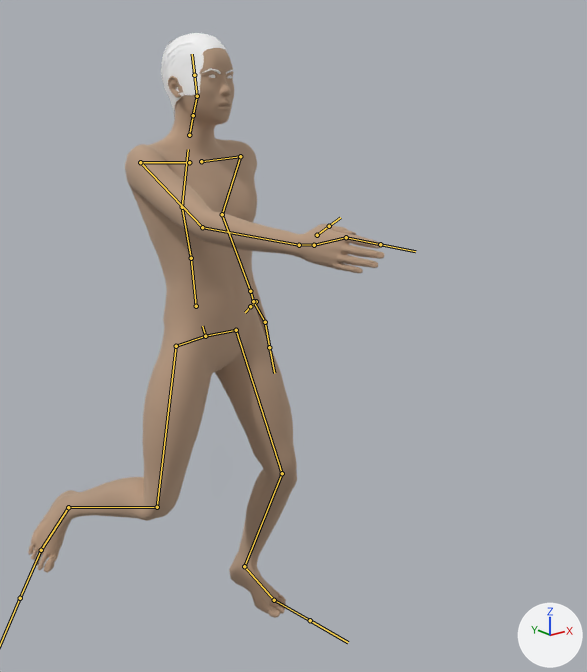
An edit to the FBX model blend/MMAKick.fbx, drawn before and after from the same camera.
Rendered twice from a 50 mm lens placed at (-0.1225, -0.187, 0.1686), pointed at (0.0011, -0.0325, 0.1068). Lighting does not change. The marker at lower right points along +X, +Y and +Z. Both versions are drawn at frame 55 of the action 'CMU compliant skeleton|MMAKick'; the numbers are the values there. The bones that bend it are drawn over the model as lines.

Objects in the first picture: 'eyebrow002Mesh', 'high-polyMesh', 'malemodelMesh', 'short04Mesh'.
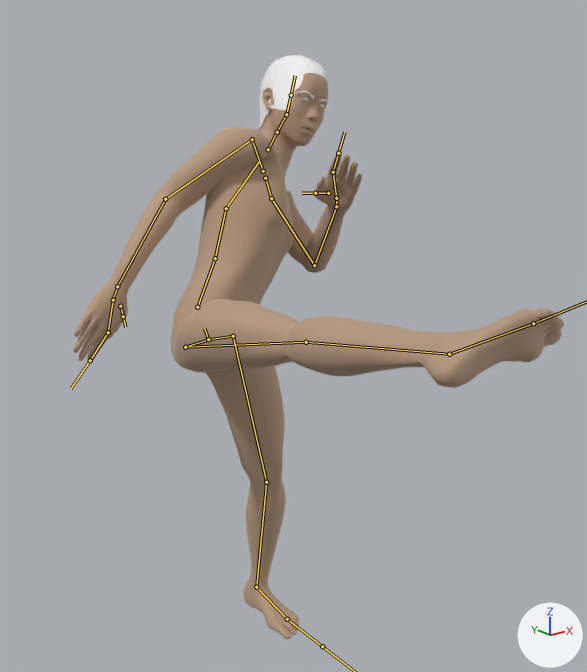
Where the change shows, as pixel boxes [x1, y1, x2, y2] in the pictures (587 x 672 px):
'malemodelMesh', posed (38% wider): before [28, 48, 384, 618]; after [73, 73, 564, 639]
'short04Mesh', posed: before [161, 33, 227, 118]; after [259, 55, 328, 131]
'eyebrow002Mesh', posed: before [202, 68, 234, 74]; after [296, 91, 328, 103]
'high-polyMesh', posed: before [209, 75, 232, 78]; after [302, 97, 324, 108]
bone 'Hips', root to tip: before (205, 336) to (202, 326); after (208, 339) to (204, 328)
bone 'LeftUpLeg', root to tip: before (236, 330) to (282, 473); after (233, 336) to (266, 482)
bone 'LeftLeg', root to tip: before (282, 473) to (244, 566); after (266, 482) to (256, 587)
bone 'LeftFoot', root to tip: before (244, 566) to (274, 600); after (256, 587) to (287, 619)
bone 'LeftToeBase', root to tip: before (274, 600) to (310, 620); after (287, 619) to (322, 646)
bone 'LowerBack', root to tip: before (196, 306) to (191, 258); after (197, 307) to (215, 258)
bone 'LeftArm', root to tip: before (240, 156) to (222, 214); after (271, 198) to (314, 265)
bone 'LeftForeArm', root to tip: before (222, 214) to (250, 291); after (314, 265) to (336, 206)
bone 'Neck', root to tip: before (189, 135) to (193, 115); after (268, 149) to (277, 132)
bone 'Neck1', root to tip: before (193, 115) to (197, 96); after (277, 132) to (286, 114)
bone 'Head', root to tip: before (197, 96) to (194, 75); after (286, 114) to (291, 95)
bone 'RightArm', root to tip: before (140, 162) to (202, 227); after (252, 139) to (165, 199)
bone 'RightForeArm', root to tip: before (202, 227) to (299, 245); after (165, 199) to (117, 286)
bone 'RightFingerBase', root to tip: before (314, 245) to (346, 237); after (113, 300) to (108, 332)
bone 'RightUpLeg', root to tip: before (176, 346) to (157, 507); after (185, 347) to (306, 342)
bone 'RightLeg', root to tip: before (157, 507) to (68, 507); after (306, 342) to (449, 354)
bone 'RightFoot', root to tip: before (68, 507) to (41, 550); after (449, 354) to (533, 323)

Edits to the bpy script that builds the scene:
```text
Change bone_hips:
    where bone_hips = bpy.data.objects['CMU compliant skeleton'].pose.bones['Hips']
    bone_hips.location: (0.0, -0.644, -1.218) -> (-0.093, -0.476, -1.204)
    bone_hips.rotation_quaternion: (0.66, -0.75, -0.027, 0.031) -> (0.647, -0.752, 0.089, -0.087)  # degrees (-97, 1, 5) -> degrees (-98, -1, -14)
Change bone_leftupleg:
    where bone_leftupleg = bpy.data.objects['CMU compliant skeleton'].pose.bones['LeftUpLeg']  # child of 'LHipJoint'
    bone_leftupleg.rotation_quaternion: (0.997, -0.052, 0.002, -0.048) -> (0.994, 0.038, 0.023, -0.102)  # degrees (-6, 0, -6) -> degrees (4, 3, -12)
Change bone_leftleg:
    where bone_leftleg = bpy.data.objects['CMU compliant skeleton'].pose.bones['LeftLeg']  # child of 'LeftUpLeg'
    bone_leftleg.rotation_quaternion: (0.951, 0.275, 0.018, 0.14) -> (0.916, 0.09, 0.387, 0.062)  # degrees (32, -2, 16) -> degrees (17, 44, 15)
Change bone_leftfoot:
    where bone_leftfoot = bpy.data.objects['CMU compliant skeleton'].pose.bones['LeftFoot']  # child of 'LeftLeg'
    bone_leftfoot.rotation_quaternion: (0.99, -0.106, 0.01, -0.091) -> (0.957, -0.079, -0.06, -0.274)  # degrees (-12, 0, -10) -> degrees (-7, -9, -31)
Change bone_lefttoebase:
    where bone_lefttoebase = bpy.data.objects['CMU compliant skeleton'].pose.bones['LeftToeBase']  # child of 'LeftFoot'
    bone_lefttoebase.rotation_quaternion: (0.994, -0.095, 0.022, -0.052) -> (0.998, 0.033, 0.031, -0.04)  # degrees (-11, 2, -6) -> degrees (4, 4, -5)
Change bone_lowerback:
    where bone_lowerback = bpy.data.objects['CMU compliant skeleton'].pose.bones['LowerBack']  # child of 'Hips'
    bone_lowerback.rotation_quaternion: (0.99, 0.0, 0.144, -0.005) -> (0.945, 0.091, 0.236, -0.209)  # degrees (0, 17, -1) -> degrees (5, 29, -24)
Change bone_leftarm:
    where bone_leftarm = bpy.data.objects['CMU compliant skeleton'].pose.bones['LeftArm']  # child of 'LeftShoulder'
    bone_leftarm.rotation_quaternion: (0.801, -0.315, 0.217, -0.461) -> (0.606, 0.324, -0.21, -0.695)  # degrees (-45, 3, -61) -> degrees (44, 11, -93)
Change bone_leftforearm:
    where bone_leftforearm = bpy.data.objects['CMU compliant skeleton'].pose.bones['LeftForeArm']  # child of 'LeftArm'
    bone_leftforearm.rotation_quaternion: (0.838, 0.479, 0.143, -0.22) -> (0.539, 0.614, 0.476, -0.326)  # degrees (56, 27, -15) -> degrees (120, 66, 35)
Change bone_neck:
    where bone_neck = bpy.data.objects['CMU compliant skeleton'].pose.bones['Neck']  # child of 'Spine1'
    bone_neck.rotation_quaternion: (1.0, 0.0, 0.0, 0.0) -> (0.989, -0.09, 0.023, 0.117)  # degrees (0, 0, 0) -> degrees (-10, 4, 13)
Change bone_neck1:
    where bone_neck1 = bpy.data.objects['CMU compliant skeleton'].pose.bones['Neck1']  # child of 'Neck'
    bone_neck1.rotation_quaternion: (1.0, 0.0, 0.0, 0.0) -> (0.982, 0.057, -0.162, 0.075)  # degrees (0, 0, 0) -> degrees (5, -19, 8)
Change bone_head:
    where bone_head = bpy.data.objects['CMU compliant skeleton'].pose.bones['Head']  # child of 'Neck1'
    bone_head.rotation_quaternion: (1.0, 0.0, 0.0, 0.0) -> (0.993, 0.037, -0.116, -0.002)  # degrees (0, 0, 0) -> degrees (4, -13, -1)
Change bone_rightarm:
    where bone_rightarm = bpy.data.objects['CMU compliant skeleton'].pose.bones['RightArm']  # child of 'RightShoulder'
    bone_rightarm.rotation_quaternion: (0.7, 0.451, 0.105, 0.544) -> (0.477, 0.005, -0.475, 0.739)  # degrees (53, -20, 66) -> degrees (-52, -27, 128)
Change bone_rightforearm:
    where bone_rightforearm = bpy.data.objects['CMU compliant skeleton'].pose.bones['RightForeArm']  # child of 'RightArm'
    bone_rightforearm.rotation_quaternion: (0.96, 0.206, 0.161, 0.098) -> (0.952, 0.151, 0.117, -0.238)  # degrees (26, 16, 15) -> degrees (14, 17, -26)
Change bone_rightfingerbase:
    where bone_rightfingerbase = bpy.data.objects['CMU compliant skeleton'].pose.bones['RightFingerBase']  # child of 'RightHand'
    bone_rightfingerbase.rotation_quaternion: (1.0, 0.005, -0.017, 0.003) -> (0.985, 0.05, -0.165, 0.028)  # degrees (1, -2, 0) -> degrees (5, -19, 2)
Change bone_rightupleg:
    where bone_rightupleg = bpy.data.objects['CMU compliant skeleton'].pose.bones['RightUpLeg']  # child of 'RHipJoint'
    bone_rightupleg.rotation_quaternion: (0.939, 0.008, 0.32, 0.128) -> (0.633, -0.726, 0.251, 0.093)  # degrees (7, 37, 18) -> degrees (-102, 27, -16)
Change bone_rightleg:
    where bone_rightleg = bpy.data.objects['CMU compliant skeleton'].pose.bones['RightLeg']  # child of 'RightUpLeg'
    bone_rightleg.rotation_quaternion: (0.823, 0.459, -0.029, 0.333) -> (0.685, 0.018, -0.724, 0.082)  # degrees (52, -21, 34) -> degrees (63, -96, -55)
Change bone_rightfoot:
    where bone_rightfoot = bpy.data.objects['CMU compliant skeleton'].pose.bones['RightFoot']  # child of 'RightLeg'
    bone_rightfoot.rotation_quaternion: (0.993, 0.028, 0.112, -0.036) -> (0.986, 0.146, 0.081, 0.016)  # degrees (3, 13, -4) -> degrees (17, 9, 3)
```
